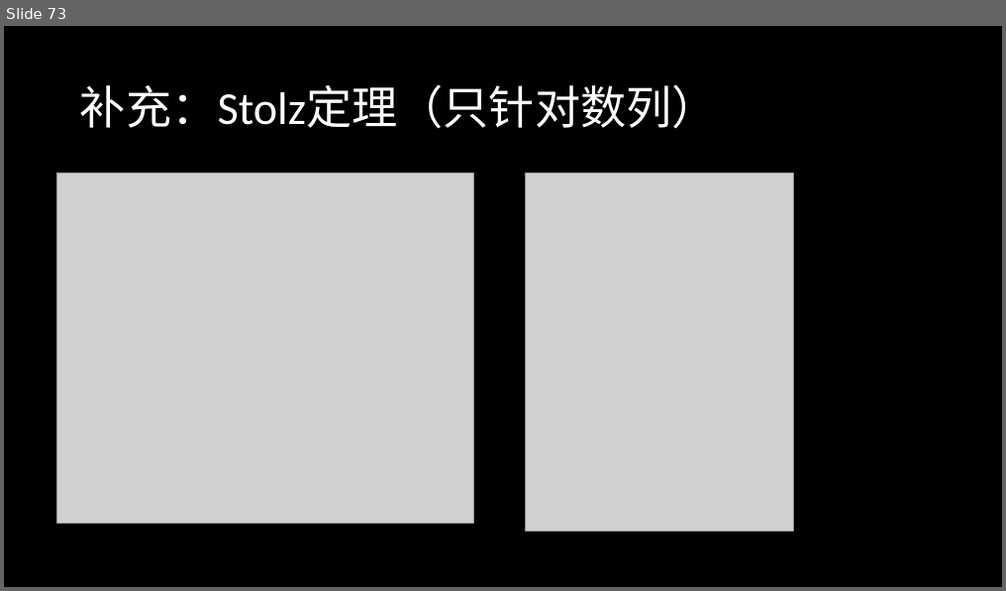
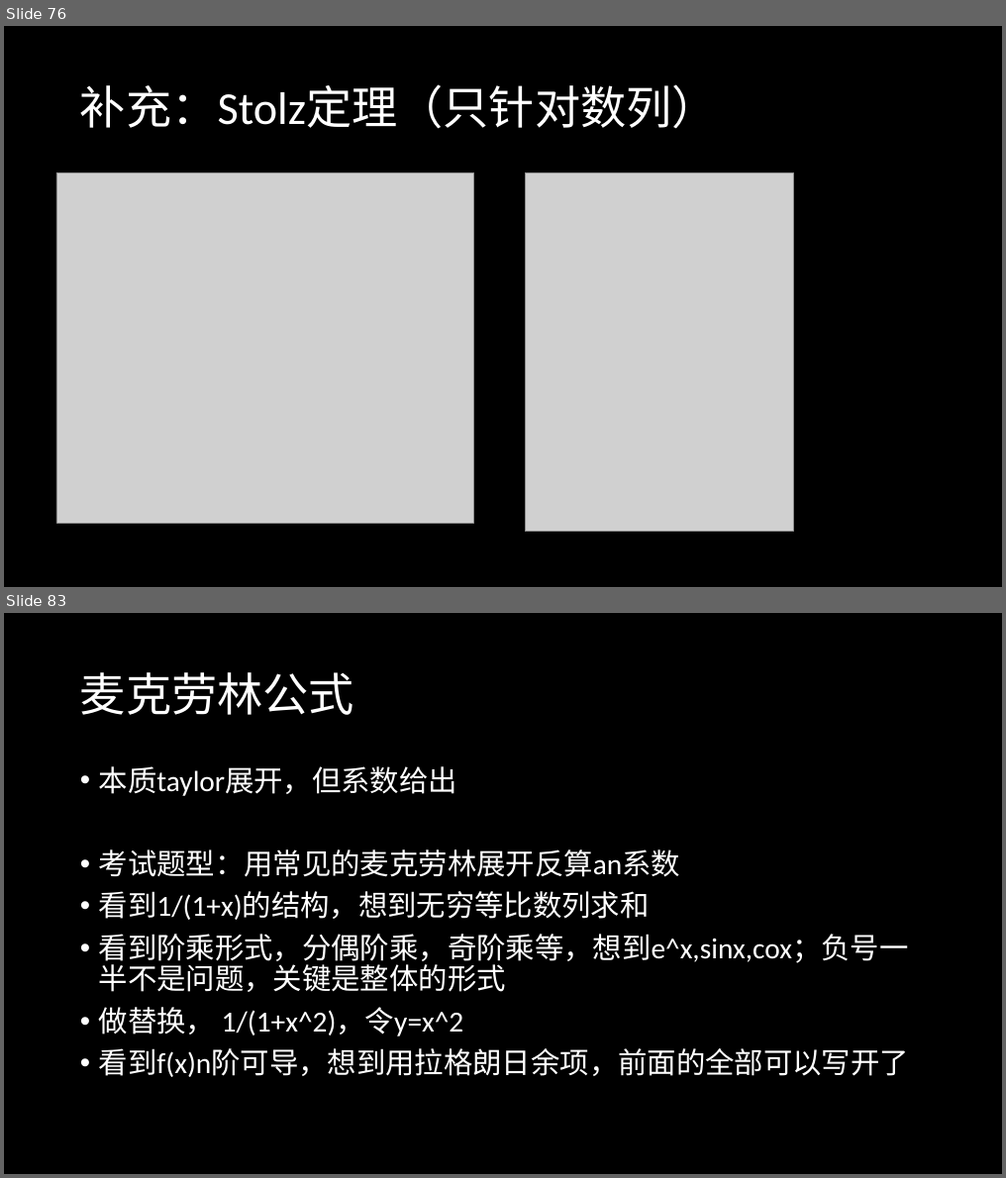
Before and after one commit to SavageTuna/Calculus, a slide deck: 高数1.pptx. Shown one above the other, each under a label of ours: slide 73 before the commit, slides 76 and 83 after it; the slides between them are not shown. The pictures are 1006x591 and 1006x1178 pixels, drawn with LibreOffice and Linux fonts; fonts in the diff are those of the drawing; grey boxes stand for pictures. Boxes give left, top, right and bottom in pixels: in the first picture for what was removed or moved away, otherwise in the second. Text is boxed around its words. In the diff, an @@ line names an element or a change of style, - is before the commit and + after.

```diff
--- a/高数1.pptx
+++ b/高数1.pptx
@@ slide 83 added at (4,613,1002,1174), background #000000 @@
@@ title added at (80,672,354,715), 44 pt, text #FFFFFF @@
+麦克劳林公式
@@ text added at (99,766,909,1077), 28 pt, text #FFFFFF @@
+• 本质taylor展开，但系数给出
+• 考试题型：用常见的麦克劳林展开反算an系数
+• 看到1/(1+x)的结构，想到无穷等比数列求和
+• 看到阶乘形式，分偶阶乘，奇阶乘等，想到e^x,sinx,cox；负号一半不是问题，关键是整体的形式
+• 做替换， 1/(1+x^2)，令y=x^2
+• 看到f(x)n阶可导，想到用拉格朗日余项，前面的全部可以写开了
@@ what was slide 73 is now slide 76 @@
```
Also in this commit, not shown: 5 slides changed, 12 other slides added, 3 other files.
